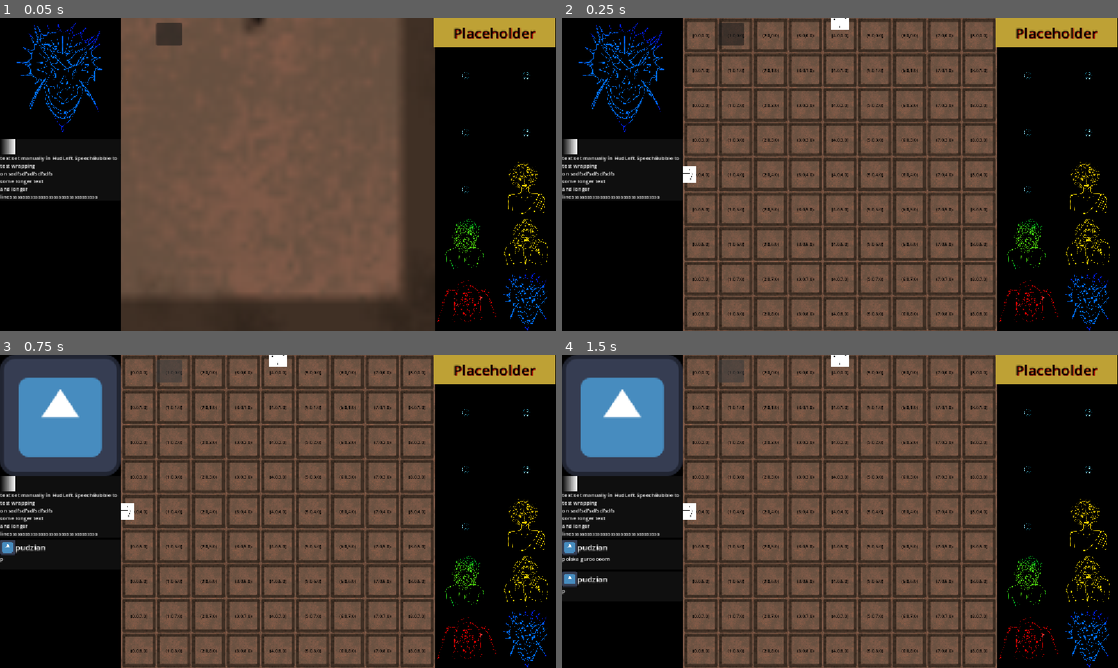
Above: before the commit, frames 1-4 (two rows, left to right).
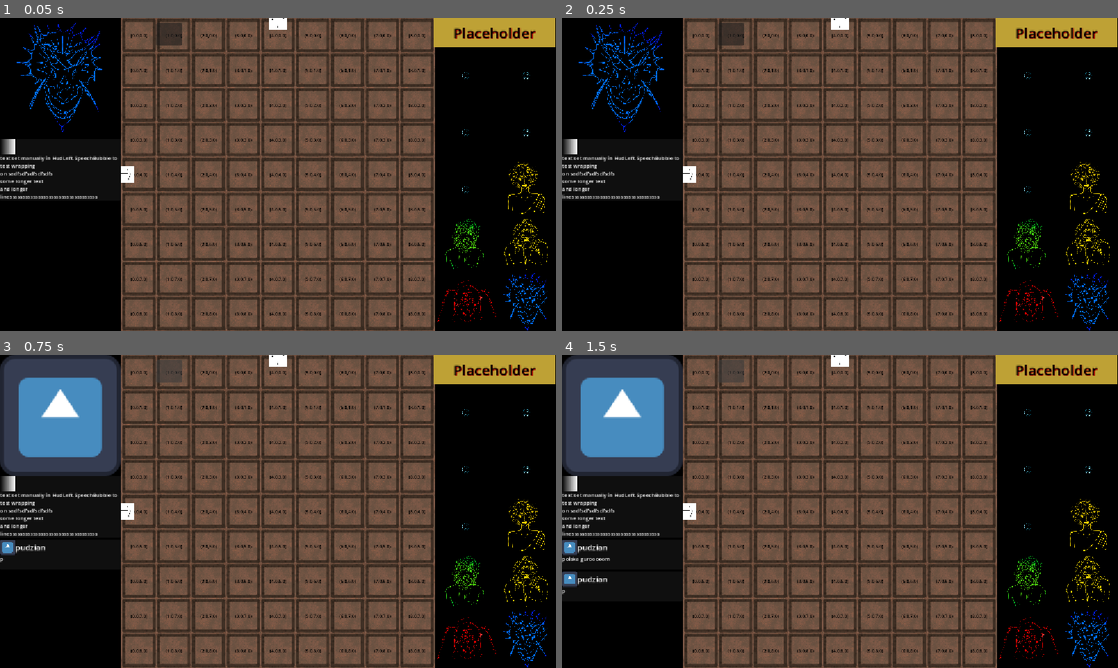
Above: after the commit, the same moments.

Repository: Wallted/ldjam-60
Game: Godot game, scene res://main.tscn
Two runs of this game, one before a commit and one after it. Both use one fixed random seed, a clock stepped at 60 frames per second and the inputs below. The engine's default icon, where the game draws it, is replaced by a stand-in: a white triangle on a blue panel in a dark square.
Inputs (mouse positions are in pixels of both pictures, inside the frame that each line leads up to):
- Up to frame 1 (0.05 s): no input
- Up to frame 2 (0.25 s): no input
- Up to frame 3 (0.75 s): click (166, 370) at 0.5 s
- Up to frame 4 (1.5 s): click (728, 370) at 1.25 s

The runs differ from the first frame. In frame 1, 23% of the frame differs, in the area x 21-79%, y 0-100%; in frame 2, nothing differs; in frame 3, nothing differs; in frame 4, nothing differs.

Commit message:
fix: lock zoom and rotate together, tween polish (#30)
- improve room manager control
  - lock manager for both zoom and rotate
- when zooming out, focus on item at the end if mouse is entered

Signed-off-by: Grzegorz Choinski <grzegorzchoinski97@gmail.com>

Diff:
--- a/game/camera_2d.gd
+++ b/game/camera_2d.gd
@@ -3,7 +3,7 @@
 
 var tween: Tween
 
-func zoom_room(room : GameRoom) -> Signal:
+func _calculate_zoom(room: GameRoom) -> Vector2:
 	var room_size = room.get_size()
 	var viewport_size = get_viewport_rect().size
 
@@ -13,11 +13,18 @@
 	var zoom_factor = min(zoom_x, zoom_y)
 	var _zoom = Vector2(zoom_factor, zoom_factor)
 
+	return _zoom
+
+func zoom_room(room: GameRoom) -> void:
+	position = room.position
+	zoom = _calculate_zoom(room)
+
+func tween_zoom_room(room : GameRoom) -> Signal:
 	if tween:
 		tween.kill()
 
 	tween = get_tree().create_tween().set_parallel(true)
-	tween.tween_property(self, 'position', room.position, 0.15).set_trans(Tween.TRANS_CUBIC)
-	tween.tween_property(self, 'zoom', _zoom, 0.15).set_trans(Tween.TRANS_CUBIC)
+	tween.tween_property(self, 'position', room.position, 0.5).set_trans(Tween.TRANS_CUBIC)
+	tween.tween_property(self, 'zoom', _calculate_zoom(room), 0.5).set_trans(Tween.TRANS_CUBIC)
 	tween.parallel()
 	return tween.finished
--- a/game/game_room.gd
+++ b/game/game_room.gd
@@ -2,6 +2,7 @@
 class_name GameRoom
 
 signal request_focus
+signal request_rotate
 signal path_hover(entered: bool, north_not_west: bool, tile: Tile)
 
 @export_group("Grid")
@@ -40,7 +41,7 @@
 
 func _input(_event: InputEvent) -> void:
 	if Input.is_action_just_pressed("rotate") and room_area_entered and not rotating:
-		tween_rotate_room()
+		request_rotate.emit()
 
 func _ready() -> void:
 	_setup_tiles()
@@ -50,7 +51,6 @@
 	scale = Vector2.ONE * pow(3.0, scale_ratio)
 	if parent_room:
 		parent_room.child_room_list.append(self)
-
 
 func _setup_tiles() -> void:
 	for i in grid_size:
@@ -120,6 +120,8 @@
 	return res_coord
 
 func disable_room() -> void:
+	sprite_2d.material.set("shader_parameter/selected",	false);
+	room_area_entered = false
 	room_area.input_pickable = false
 	for _item in tile_list:
 		var _tile : Area2D = _item
@@ -127,6 +129,17 @@
 
 func set_as_pickable() -> void:
 	room_area.input_pickable = true
+
+	var space_state = get_world_2d().direct_space_state
+	var params = PhysicsPointQueryParameters2D.new()
+	params.position = get_global_mouse_position()
+	params.collide_with_areas = true
+	var out = space_state.intersect_point(params)
+	for resp in out:
+		var room : GameRoom = resp['collider'].get_parent() as GameRoom
+		if room and room.zoom_level == zoom_level :
+			room.sprite_2d.material.set("shader_parameter/selected", true);
+			room.room_area_entered = true
 
 func enable_tiles() -> void:
 	for _item in tile_list:
@@ -162,13 +175,13 @@
 
 var tween: Tween
 var rotating = false
-func tween_rotate_room() -> void:
+func tween_rotate_room() -> Signal:
 	rotating = true
 	if tween:
 		tween.kill()
 
 	tween = get_tree().create_tween()
-	tween.tween_property(self, 'rotation', rotation + PI / 2.0, 0.15).set_trans(Tween.TRANS_CUBIC)
+	tween.tween_property(self, 'rotation', rotation + PI / 2.0, 0.5).set_trans(Tween.TRANS_CUBIC)
 	tween.finished.connect(
 		func ():
 			rotating = false
@@ -176,6 +189,7 @@
 	)
 
 	rotate_room()
+	return tween.finished
 
 func reset_parent():
 	for child in child_room_list:
--- a/game/room_manager.gd
+++ b/game/room_manager.gd
@@ -1,7 +1,7 @@
 extends Node2D
 
 var room_list : Array[GameRoom]
-var focus_available: bool = true
+var action_available: bool = true
 var currently_focused_room: GameRoom
 
 @onready
@@ -27,11 +27,13 @@
 
 			var _room : GameRoom = _child
 			_room.request_focus.connect(_on_focus_request.bind(_room))
+			_room.request_rotate.connect(_on_rotate_request.bind(_room))
 			_room.path_hover.connect(_on_path_mouse_event)
 
 	_snap_rooms_together()
+	room_list.reverse()
 
-	room_list.reverse()
+	camera_2d.zoom_room(room_list[0])
 	focus_on_room(room_list[0])
 
 func _process(_delta: float) -> void:
@@ -68,29 +70,37 @@
 		prev_position = r_l[0].position
 
 func focus_on_room(target_room: GameRoom):
-	if not focus_available or not target_room:
+	if not action_available or not target_room:
 		return
 
+	action_available = false
 	currently_focused_room = target_room
+
 	for room in room_list:
 		room.disable_room()
-		if room.zoom_level == target_room.zoom_level - 1:
-			room.set_as_pickable()
 
 	if _path_cursor != null:
 		_path_cursor.set_hovered(false)
 	_path_cursor = null
 
-	target_room.enable_tiles()
-	camera_2d.zoom_room(target_room).connect(_on_zoom_finished)
-	focus_available = false
+	camera_2d.tween_zoom_room(target_room).connect(_on_zoom_finished.bind(target_room))
 
 func _on_focus_request(room: GameRoom) -> void:
 	focus_on_room(room)
 
-func _on_zoom_finished() -> void:
-	focus_available = true
+func _on_rotate_request(room: GameRoom) -> void:
+	if not action_available:
+		return
 
+	action_available = false
+	room.tween_rotate_room().connect(func (): action_available = true)
+
+func _on_zoom_finished(target_room: GameRoom) -> void:
+	action_available = true
+	for room in room_list:
+		if room.zoom_level == target_room.zoom_level - 1:
+			room.set_as_pickable()
+	target_room.enable_tiles()
 
 func _on_path_mouse_event(entered: bool, north_not_west: bool, tile: Tile) -> void:
 	if tile.input_pickable:
